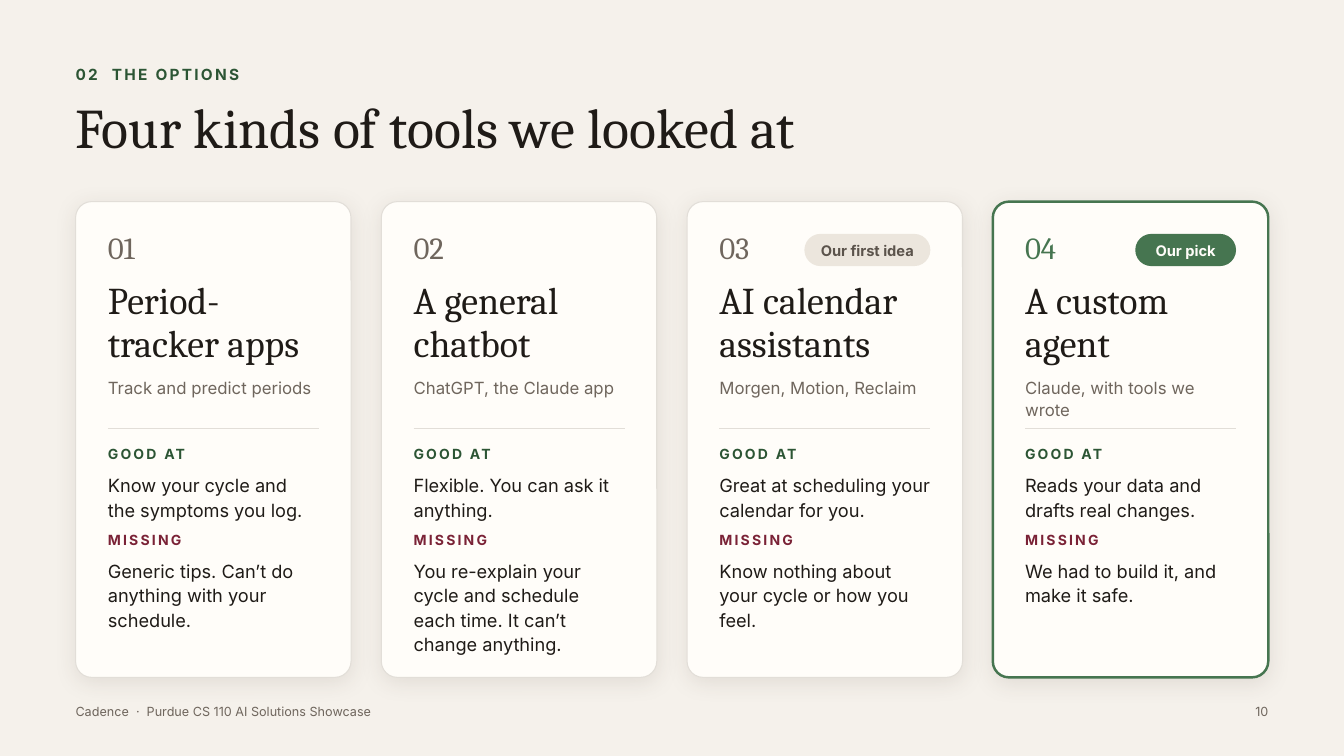
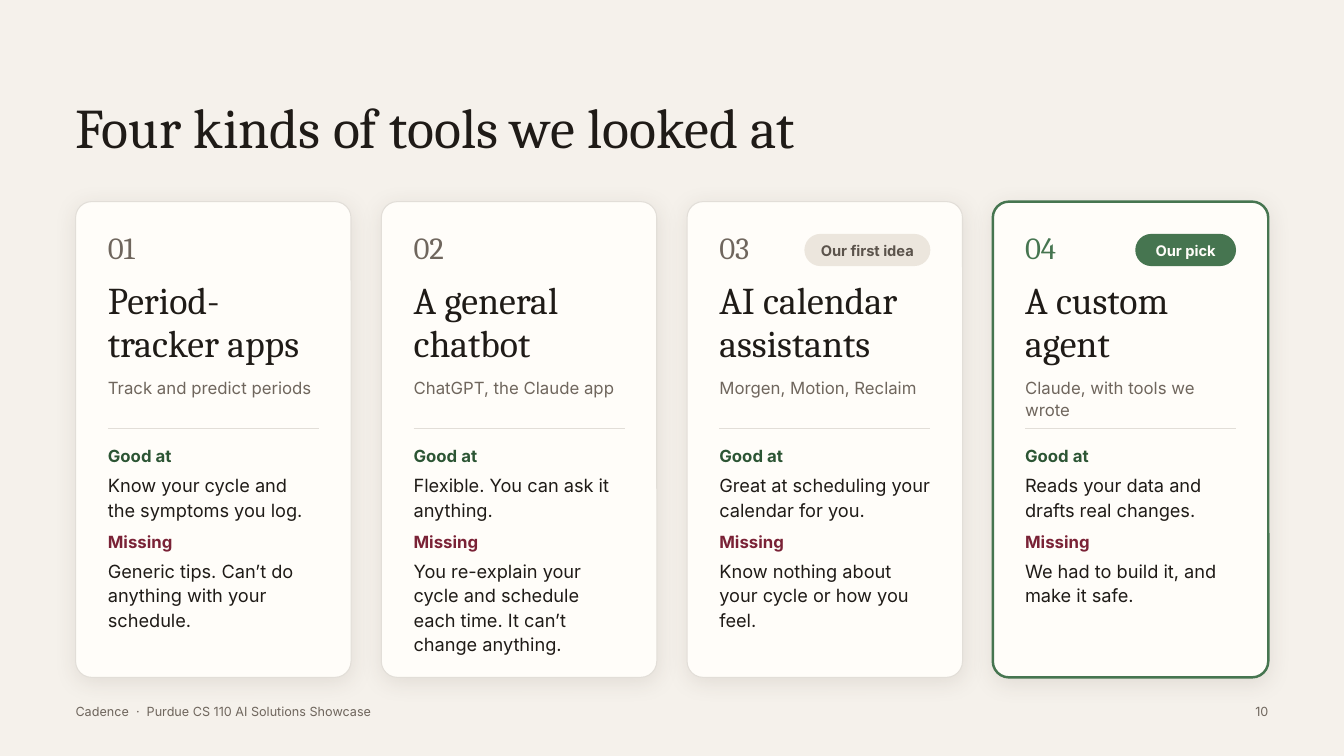
Before and after one commit to tarushvkodes/cadence, a slide deck: slide 10 of deck/Cadence-Capstone.pptx. Drawn at 1344x756 pixels with LibreOffice and Linux fonts; fonts in the diff are those of the drawing. Boxes give left, top, right and bottom in pixels: in the first picture for what was removed or moved away, otherwise in the second. Text is boxed around its words. In the diff, an @@ line names an element or a change of style, - is before the commit and + after.

```diff
--- a/deck/Cadence-Capstone.pptx
+++ b/deck/Cadence-Capstone.pptx
@@ text removed at (76,68,240,80) @@
-02 THE OPTIONS
@@ text at (108,449,172,462): text changed; size 10 to 12 pt @@
-GOOD AT
+Good at
@@ text at (414,449,477,462): text changed; size 10 to 12 pt @@
-GOOD AT
+Good at
@@ text at (719,449,783,462): text changed; size 10 to 12 pt @@
-GOOD AT
+Good at
@@ text at (1025,449,1089,462): text changed; size 10 to 12 pt @@
-GOOD AT
+Good at
@@ text at (108,535,173,552): text changed; size 10 to 12 pt @@
-MISSING
+Missing
@@ text at (414,535,479,552): text changed; size 10 to 12 pt @@
-MISSING
+Missing
@@ text at (719,535,784,552): text changed; size 10 to 12 pt @@
-MISSING
+Missing
@@ text at (1025,535,1090,552): text changed; size 10 to 12 pt @@
-MISSING
+Missing
```
Also in this commit, not shown: 40 other slides changed, 9 other files.
